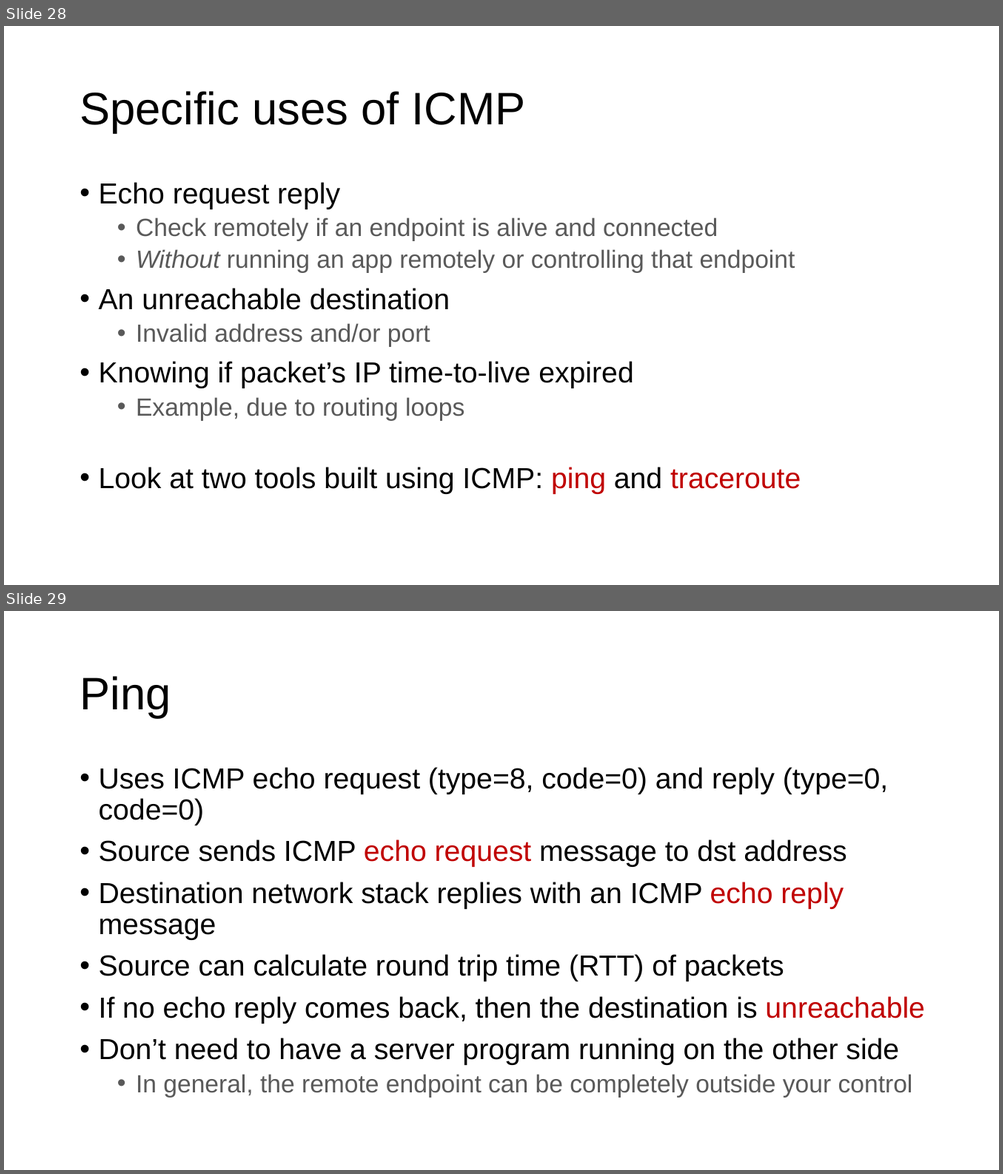
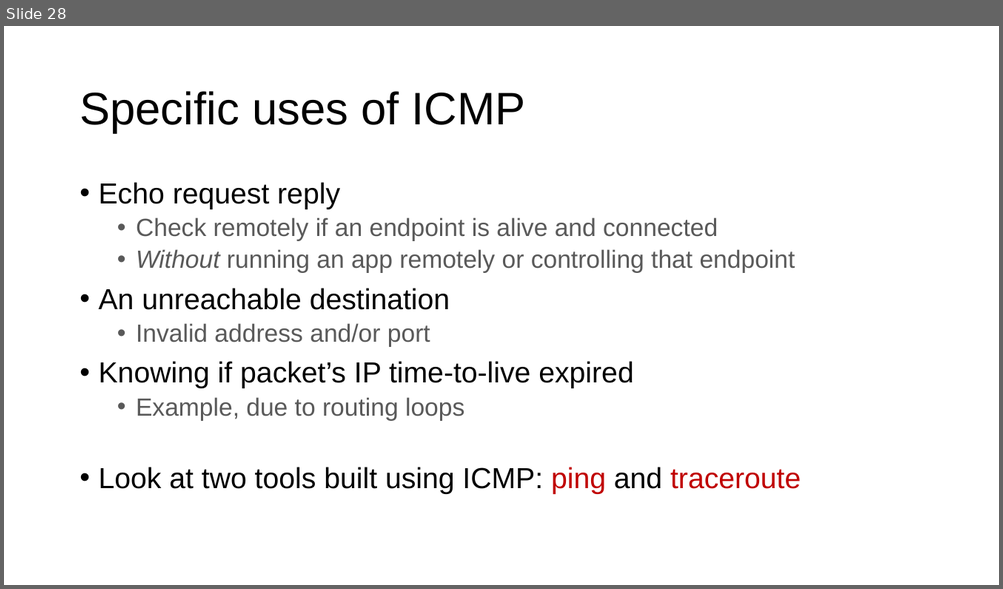
Before and after one commit to ngsrinivas/coursegen, a slide deck: ex/352-F24/staging/352-F24/lectures/22-net-routers-lpm-debugging.pptx. Shown one above the other, each under a label of ours: slides 28 and 29 before the commit, slide 28 after it. The pictures are 1003x1174 and 1003x589 pixels, drawn with LibreOffice and Linux fonts; fonts in the diff are those of the drawing. Boxes give left, top, right and bottom in pixels: in the first picture for what was removed or moved away, otherwise in the second. Text is boxed around its words. In the diff, an @@ line names an element or a change of style, - is before the commit and + after.

```diff
--- a/ex/352-F24/staging/352-F24/lectures/22-net-routers-lpm-debugging.pptx
+++ b/ex/352-F24/staging/352-F24/lectures/22-net-routers-lpm-debugging.pptx
@@ slide 29 removed at (4, 611, 999, 1170), background #FFFFFF @@
@@ title removed at (79, 676, 170, 718) @@
-Ping
@@ text removed at (99, 767, 925, 1098) @@
-• Uses ICMP echo request (type=8, code=0) and reply (type=0, code=0)
-• Source sends ICMP echo request message to dst address
-• Destination network stack replies with an ICMP echo reply message
-• Source can calculate round trip time (RTT) of packets
-• If no echo reply comes back, then the destination is unreachable
-• Don’t need to have a server program running on the other side
-  • In general, the remote endpoint can be completely outside your control
```
Also in this commit, not shown: 5 other slides removed, 6 other files.
